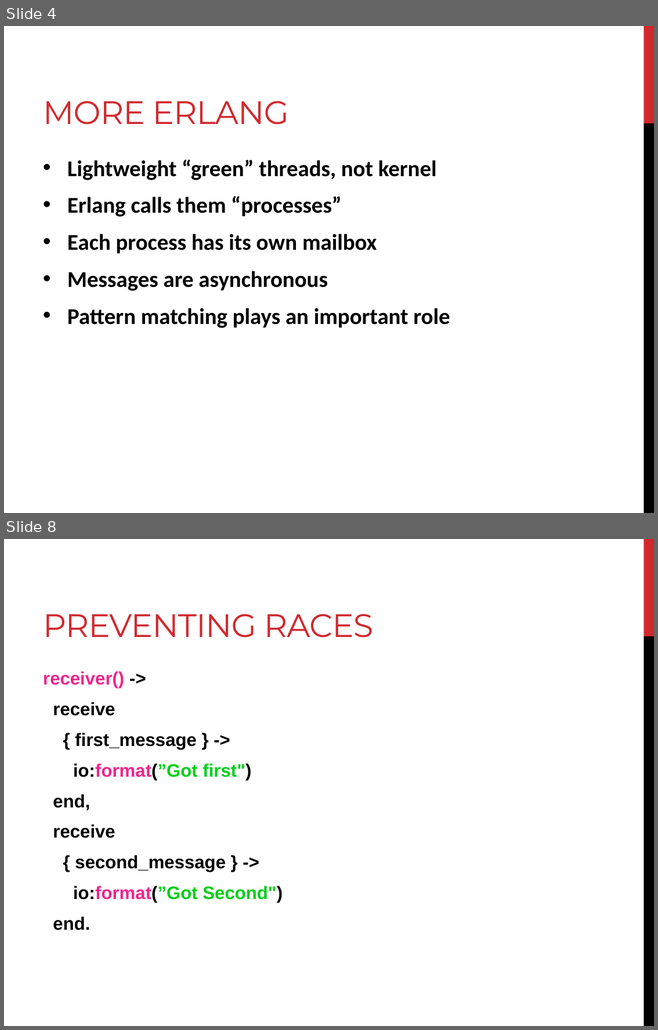
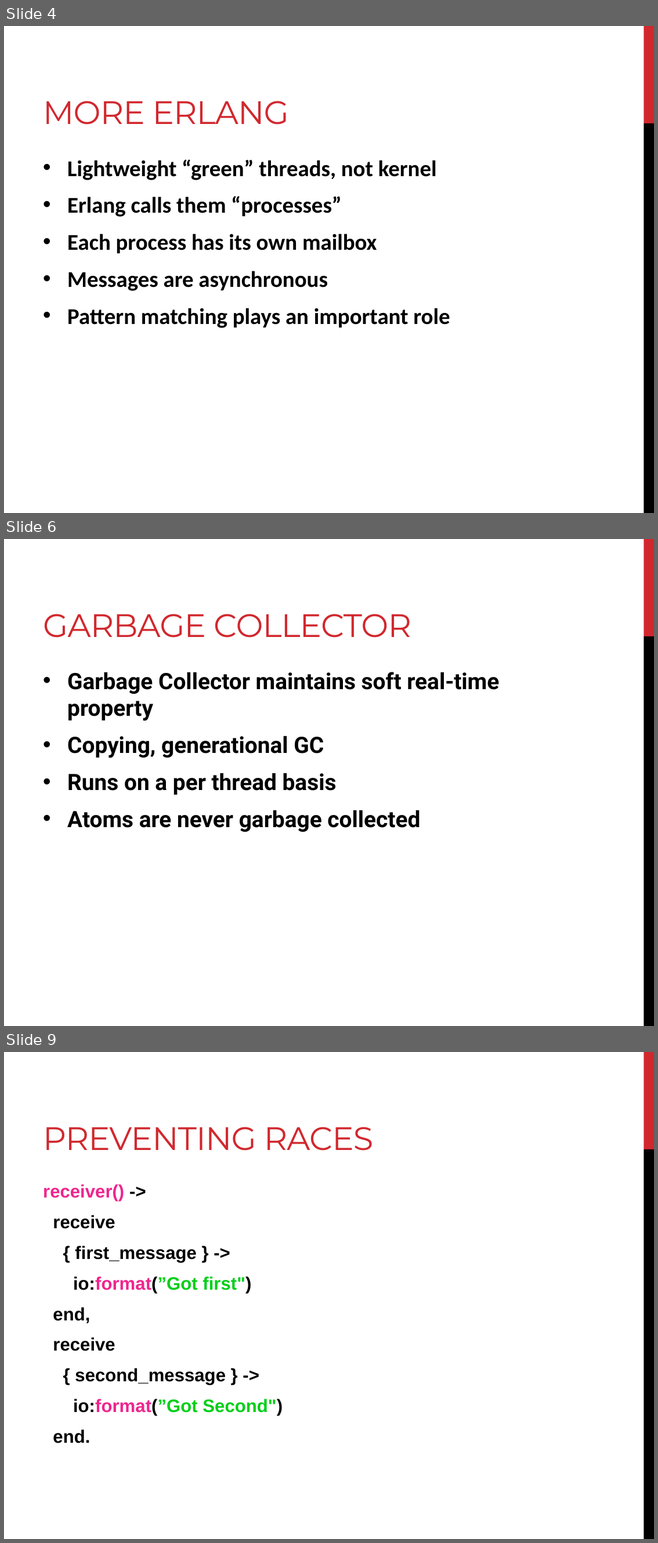
Before and after one commit to Matt8109/mcp_erlang, a slide deck: Presentation.pptx. Shown one above the other, each under a label of ours: slides 4 and 8 before the commit, slides 4, 6 and 9 after it; the slides between them are not shown. The pictures are 658x1030 and 658x1543 pixels, drawn with LibreOffice and Linux fonts; fonts in the diff are those of the drawing. Boxes give left, top, right and bottom in pixels: in the first picture for what was removed or moved away, otherwise in the second. Text is boxed around its words. In the diff, an @@ line names an element or a change of style, - is before the commit and + after.

```diff
--- a/Presentation.pptx
+++ b/Presentation.pptx
@@ slide 6 added at <box>4,539,654,1026</box>, background #FFFFFF; not listed: 2 template elements that a slide beside it also shows @@
@@ title added at <box>43,614,411,638</box>, 36 pt, text #D1282E @@
+GARBAGE COLLECTOR
@@ text added at <box>67,672,499,832</box>, 25 pt, text #000000, bold @@
+• Garbage Collector maintains soft real-time property
+• Copying, generational GC
+• Runs on a per thread basis
+• Atoms are never garbage collected
@@ what was slide 8 is now slide 9 @@
```
Also in this commit, not shown: 4 slides changed, 2 other slides added.
